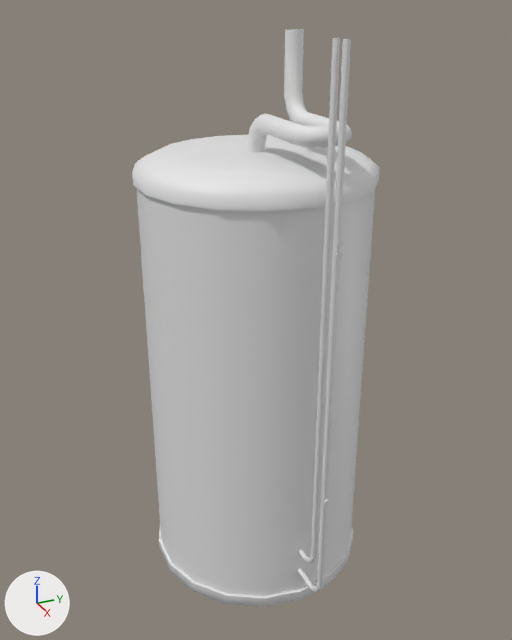
Two versions of the FBX model Assets/ART/Meshes/MAINTENANCE ROOM/SM_Boiler.fbx, one commit apart.
Camera for both pictures: a 50 mm camera at (4.33, -1.95, 4.24) aimed at (0.07, -0.03, 2.11). Lighting does not change. The marker at lower left points along +X, +Y and +Z. The picture after the commit comes second. Where no turn or scale is listed for an object, it has been applied to the vertices.

Objects in the first picture: 'SM_Boiler'.
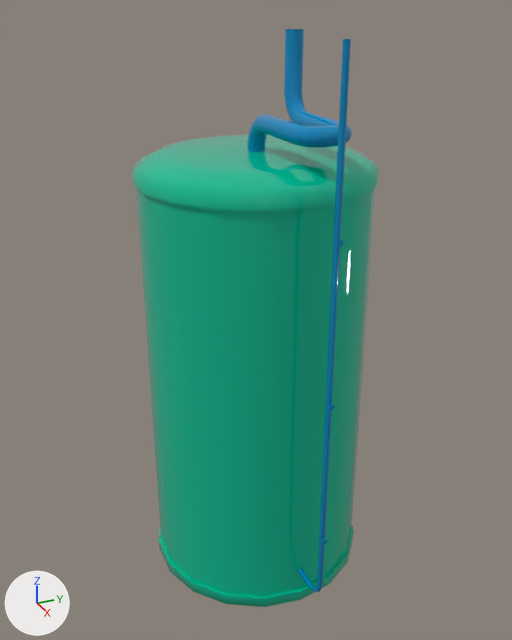
Location of each change, (x1, y1, x2, y2) in pixels of the pictures (512 x 640 px; the box of a moved part takes in the faces that stretch with it):
part 1 of me_mesh, moved or reshaped
    before: (324, 500, 330, 505)
    after: (328, 405, 335, 411)
part 2 of me_mesh, moved or reshaped
    before: (336, 252, 343, 259)
    after: (322, 539, 327, 544)
part 3 of me_mesh, deleted
    before: (299, 38, 340, 563)
part 4 of me_mesh, reshaped
    both: (317, 39, 351, 588)
part 5 of me_mesh, recoloured (white to cyan)
    both: (132, 135, 380, 607)
part 6 of me_mesh, recoloured
    both: (247, 29, 352, 592)

Patch to the scene script:
```diff
--- a/Assets/ART/Meshes/MAINTENANCE ROOM/SM_Boiler.fbx.py
+++ b/Assets/ART/Meshes/MAINTENANCE ROOM/SM_Boiler.fbx.py
@@ mat_m_metal_painted_02 @@
+mat_m_metal_painted_02 = principled_material('M_Metal_Painted_02')
+mat_m_metal_painted_02.base_color = (0.0, 0.237, 0.5)  # cyan #0086bc
+mat_m_metal_painted_02.roughness = 0.0
@@ mat_m_metal_painted_01 @@
+mat_m_metal_painted_01 = principled_material('M_Metal_Painted_01')
+mat_m_metal_painted_01.base_color = (0.0, 0.5, 0.294)  # cyan #00bc94
+mat_m_metal_painted_01.roughness = 0.0
@@ me_mesh @@
 # used by ob_sm_boiler; location = (0.0, 0.0, 0.0)
-me_mesh.from_pydata(...)  # 641 vertices, 594 faces; spans x -0.82..1.13, y -0.81..0.81, z -0.1..4.05
+me_mesh.from_pydata(...)  # 575 vertices, 570 faces; spans x -0.82..1.13, y -0.81..0.81, z 0.0..4.05
+# me_mesh part 1: the loose piece of 33 vertices spanning x 1.1..1.13, y -0.02..0.02, z 1.22..1.26 is moved by (0.0, 0.0, 0.72), in mat_m_metal_painted_02 (cyan #0086bc)
+# me_mesh part 2: the loose piece of 33 vertices spanning x 1.1..1.13, y -0.02..0.02, z 2.92..2.96 is moved by (0.0, 0.0, -2.03), in mat_m_metal_painted_02 (cyan #0086bc)
+# me_mesh part 3: the loose piece of 36 vertices spanning x 0.79..1.01, y -0.02..0.02, z 0.53..4.05 is deleted
+# me_mesh part 4
+# 6 faces are deleted
+# 6 new vertices lie (0.0, 0.0, -1.78) away from vertices in x 1.07..1.11, y -0.02..0.02, z 4.05
+# 12 new faces join them, mat_m_metal_painted_02 (cyan #0086bc)
+# me_mesh part 5: 234 faces spanning x -0.82..0.82, y -0.81..0.81, z 0.0..3.31 switch from no material to mat_m_metal_painted_01 (cyan #00bc94)
+# me_mesh part 6: 260 faces spanning x -0.06..1.13, y -0.06..0.33, z 0.35..4.05 switch from no material to mat_m_metal_painted_02 (cyan #0086bc)
+# other edits to the shape of me_mesh do not show in these pictures
```
